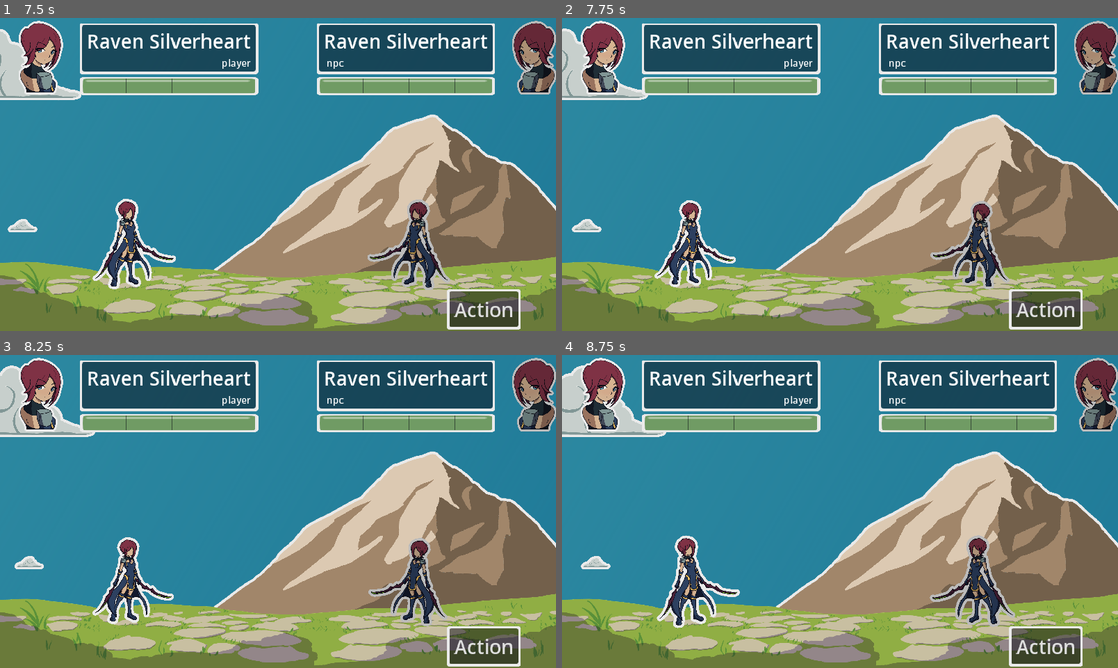
Above: before the commit, frames 1-4 (two rows, left to right).
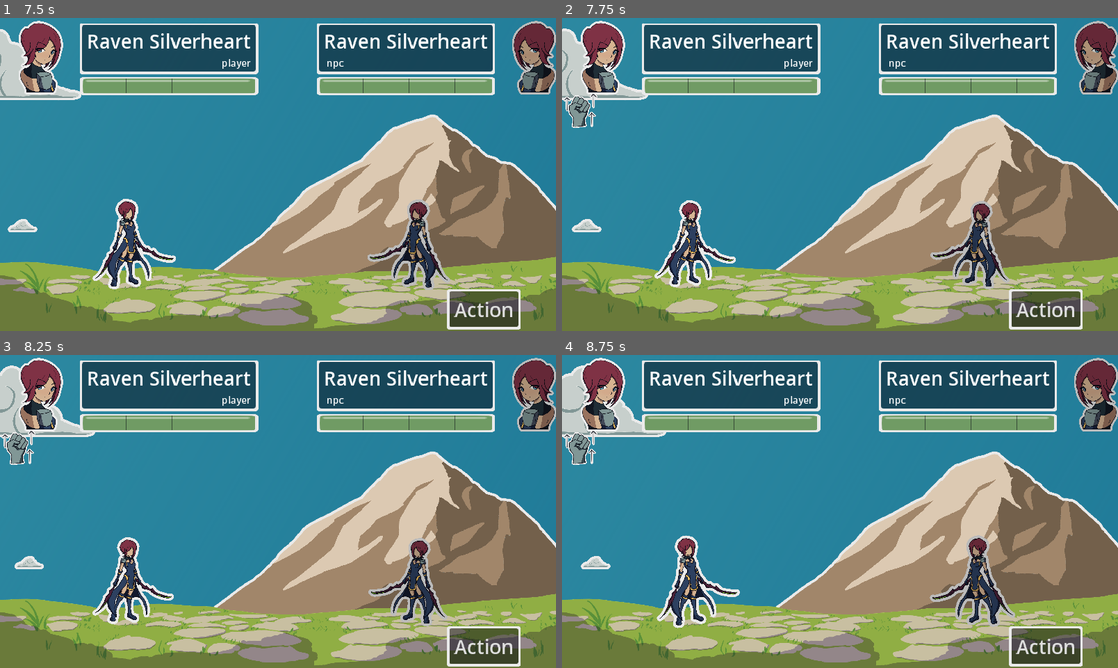
Above: after the commit, the same moments.

Repository: MajorZiploc/sticker_book_moments
Game: Godot game, scene res://scenes/title_scene.tscn
Two runs of this game, one before a commit and one after it. Both use one fixed random seed, a clock stepped at 60 frames per second and the inputs below.
Inputs (mouse positions are in pixels of both pictures, inside the frame that each line leads up to):
- Up to frame 1 (7.5 s): click "Play" at 0.5 s; click "Raven Silverheart" at 1.25 s; click "Raven Silverheart" at 2 s; tap Enter at 2.75, 2.85, 4.35, 5.85, 7.35 s; move the mouse to (400, 158) at 2.77 s; hold D (right) 2.78-3.53 s; click (400, 158) at 2.92 s; move the mouse to (166, 190) at 3.52 s; hold S (down) 3.53-4.28 s; tap F at 3.6, 5.1, 6.6 s; move the mouse to (333, 105) at 4.27 s; hold D (right) 4.28-5.03 s; move the mouse to (250, 237) at 5.02 s; hold W (up) 5.03-5.78 s; click (250, 237) at 5.17 s; move the mouse to (444, 221) at 5.77 s; hold A (left) 5.78-7.28 s; move the mouse to (111, 127) at 6.52 s; move the mouse to (305, 174) at 7.27 s; hold S (down) from 7.28 s (still down); click (305, 174) at 7.42 s
- Up to frame 2 (7.75 s): keep holding S (down)
- Up to frame 3 (8.25 s): move the mouse to (194, 433) at 8.02 s; release S (down) at 8.03 s; hold D (right) from 8.03 s (still down); tap F at 8.1 s
- Up to frame 4 (8.75 s): keep holding D (right)

Frame 1 is identical in both runs. In frame 2, 0.4% of the frame differs, in the area x 0-7%, y 24-36%; in frame 3, 0.4%; in frame 4, 0.4%.

Commit message:
wiring inventory selection to mod system

Diff:
--- a/scenes/battle_scene.gd
+++ b/scenes/battle_scene.gd
@@ -15,6 +15,8 @@
   $ui_root/ui/player_info/hbox/combat_unit_info/vbox/healthbar,
   $ui_root/ui/player_info/hbox/combat_unit_info/vbox/panel/vbox/name,
   $ui_root/ui/player_info/hbox/bust,
+  [],
+  $ui_root/ui/player_mod_draw,
 );
 @onready var npc = BattleSceneHelper.CombatUnit.new(
   $path_right/path_follow/battle_char,
@@ -23,6 +25,8 @@
   $ui_root/ui/npc_info/hbox/combat_unit_info/vbox/healthbar,
   $ui_root/ui/npc_info/hbox/combat_unit_info/vbox/panel/vbox/name,
   $ui_root/ui/npc_info/hbox/bust,
+  [],
+  $ui_root/ui/npc_mod_draw,
 );
 @onready var ui: Control = $ui_root/ui;
 @onready var npc_turn_ui: PanelContainer = $ui_root/ui/npc_turn;
@@ -138,6 +142,10 @@
   npc.name.text = npc.unit_data.name;
   _update_unit_health_bar(player);
   _update_unit_health_bar(npc);
+  init_combat_unit_mods(player);
+  init_combat_unit_mods(npc);
+  update_combat_unit_mods(player);
+  update_combat_unit_mods(npc);
   await get_tree().create_timer(max(scene_tween_time, ui_tween_time)).timeout;
 
 func init_player_inventory_items():
@@ -150,6 +158,33 @@
         player_inventory_item_types.append(BattleSceneHelper.PlayerInventoryItemType.POSION);
       else:
         player_inventory_item_types.append(BattleSceneHelper.PlayerInventoryItemType.STRENGTH);
+
+func init_combat_unit_mods(combat_unit: BattleSceneHelper.CombatUnit):
+  # TODO: move mods out into AppState.data
+  return;
+  # rest is stub for testing
+  for i in 5:
+    if i % 3 == 0:
+      combat_unit.mod_types.append(BattleSceneHelper.PlayerInventoryItemType.PARALYZED);
+    elif i % 2 == 0:
+      combat_unit.mod_types.append(BattleSceneHelper.PlayerInventoryItemType.POSION);
+    else:
+      combat_unit.mod_types.append(BattleSceneHelper.PlayerInventoryItemType.STRENGTH);
+
+func update_combat_unit_mods(combat_unit: BattleSceneHelper.CombatUnit):
+  for n in combat_unit.mod_draw.get_children():
+    combat_unit.mod_draw.remove_child(n);
+  for i in combat_unit.mod_types.size():
+    var box = BoxContainer.new();
+    var mod = TextureRect.new();
+    if combat_unit.mod_types[i] == BattleSceneHelper.PlayerInventoryItemType.PARALYZED:
+      mod.texture = paralyzed_icon;
+    elif combat_unit.mod_types[i] == BattleSceneHelper.PlayerInventoryItemType.POSION:
+      mod.texture = posion_icon;
+    else:
+      mod.texture = strength_icon;
+    box.add_child(mod);
+    combat_unit.mod_draw.add_child(box);
 
 func update_player_inventory():
   for n in player_inventory_grid.get_children():
@@ -172,8 +207,10 @@
     player_inventory_grid.add_child(panel);
 
 func _on_inventory_item_selected(idx):
-  # TODO: apply the debuff or buff to the player or npc depending
   var item_type = player_inventory_item_types.pop_at(idx);
+  var combat_unit = npc if BattleSceneHelper.is_debuff(item_type) else player;
+  combat_unit.mod_types.append(item_type);
+  update_combat_unit_mods(combat_unit);
   update_player_inventory();
   var tween = create_tween();
   tween.tween_property(player_inventory_ui_root, "modulate:a", 0, std_tween_time).set_trans(Tween.TRANS_EXPO);
@@ -252,7 +289,6 @@
   round_happening = false;
 
 func deal_damage(damage_dealer: BattleSceneHelper.CombatUnit, damage_taker: BattleSceneHelper.CombatUnit):
-  print(CombatUnitData.default_damage * damage_dealer.unit_data.damage_modifier);
   damage_taker.battle_char.take_damage(CombatUnitData.default_damage * damage_dealer.unit_data.damage_modifier);
   _update_unit_health_bar(damage_taker);
 
--- a/scenes/battle_scene.tscn
+++ b/scenes/battle_scene.tscn
@@ -236,6 +236,21 @@
 layout_mode = 2
 columns = 3
 
+[node name="player_mod_draw" type="VBoxContainer" parent="ui_root/ui"]
+layout_mode = 0
+offset_top = 153.0
+offset_right = 40.0
+offset_bottom = 193.0
+scale = Vector2(0.5, 0.5)
+
+[node name="npc_mod_draw" type="VBoxContainer" parent="ui_root/ui"]
+layout_mode = 0
+offset_left = 1014.0
+offset_top = 153.0
+offset_right = 1054.0
+offset_bottom = 193.0
+scale = Vector2(0.5, 0.5)
+
 [node name="cam" type="Camera2D" parent="."]
 position = Vector2(465, -282)
 zoom = Vector2(0.5, 0.5)
--- a/utils/battle_scene_helper.gd
+++ b/utils/battle_scene_helper.gd
@@ -9,7 +9,9 @@
   var name: Label;
   var bust: TextureRect;
   var is_player: bool;
-  func _init(char_, path_follow_, path_, health_bar_, name_, bust_):
+  var mod_types: Array;
+  var mod_draw: VBoxContainer;
+  func _init(char_, path_follow_, path_, health_bar_, name_, bust_, mod_types_, mod_draw_):
     self.battle_char = char_;
     self.path_follow = path_follow_;
     self.path = path_;
@@ -17,6 +19,8 @@
     self.name = name_;
     self.bust = bust_;
     self.is_player = false;
+    self.mod_types = mod_types_;
+    self.mod_draw = mod_draw_;
 
 enum QTEMode {
   TOUCH,
@@ -34,6 +38,10 @@
   POSION,
   STRENGTH,
 }
+var debuff_types = [PlayerInventoryItemType.PARALYZED, PlayerInventoryItemType.POSION];
+
+func is_debuff(inventory_item_type):
+  return debuff_types.any(func(t): return t == inventory_item_type);
 
 class Background:
   var lg_clouds: Array[Sprite2D];
Not shown: 1 places in scenes/options_menu.tscn that only renumber resources
Not shown: 1 places in scenes/pause_menu.tscn that only renumber resources
Not shown, changed: README.md
